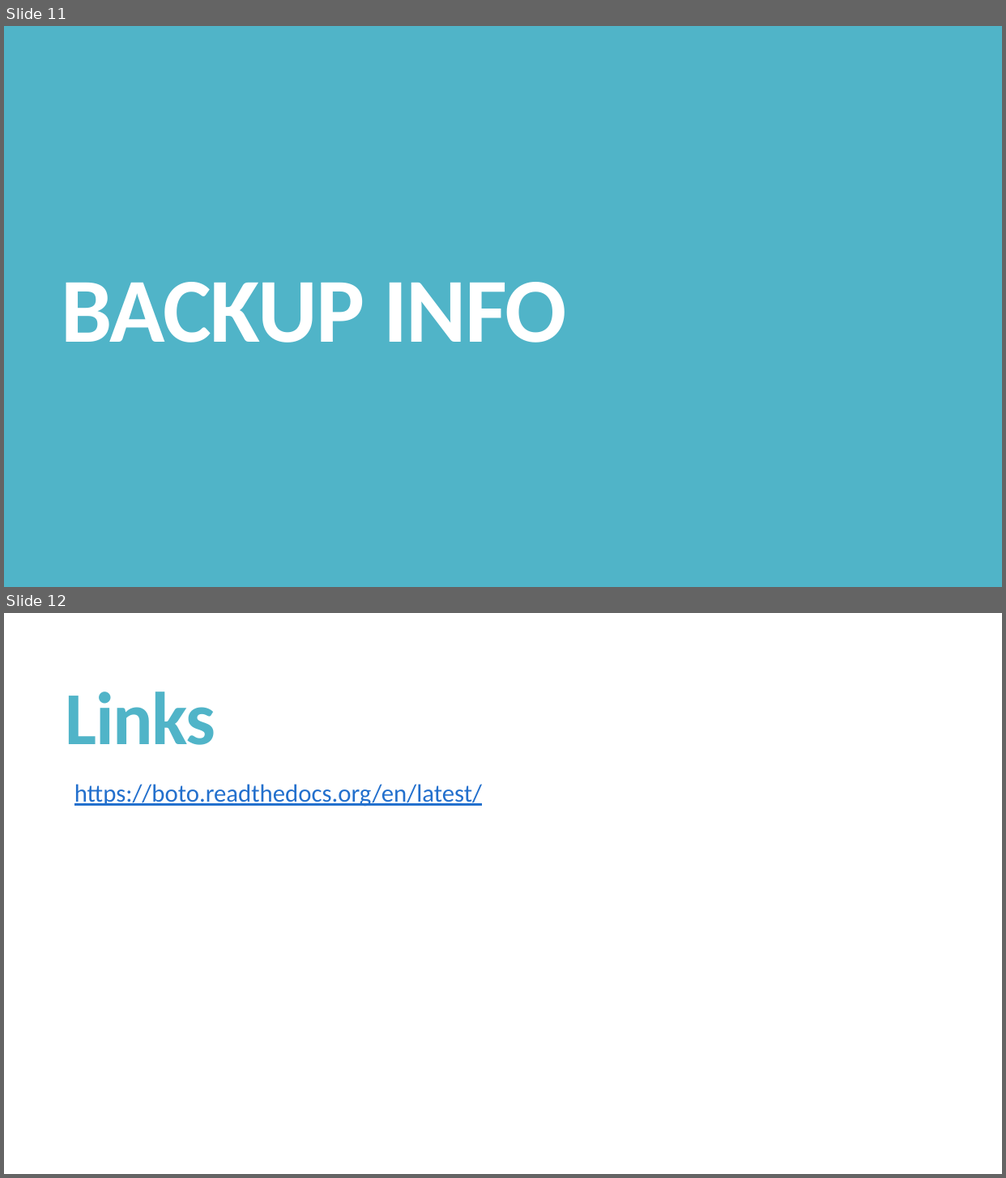
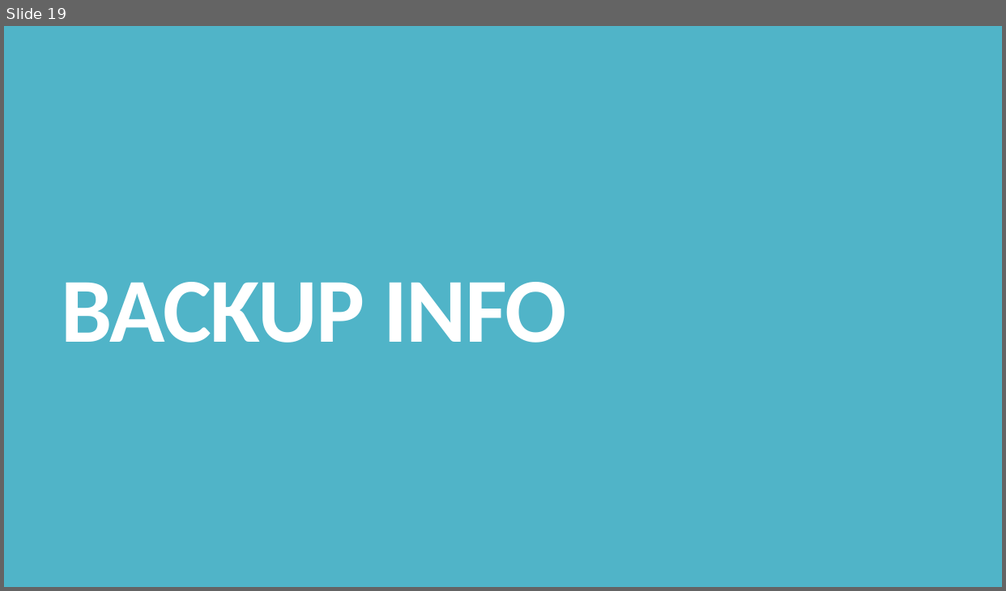
Before and after one commit to managedkaos/aws-scripts, a slide deck: Tips for Automating AWS with Python and Boto.pptx. Shown one above the other, each under a label of ours: slides 11 and 12 before the commit, slide 19 after it. The pictures are 1006x1178 and 1006x591 pixels, drawn with LibreOffice and Linux fonts; fonts in the diff are those of the drawing. Boxes give left, top, right and bottom in pixels: in the first picture for what was removed or moved away, otherwise in the second. Text is boxed around its words. In the diff, an @@ line names an element or a change of style, - is before the commit and + after.

Commit message:
Added case study
Added the case study for creating a volume management script using boto.

```diff
--- a/Tips for Automating AWS with Python and Boto.pptx
+++ b/Tips for Automating AWS with Python and Boto.pptx
@@ slide 12 removed at box(4, 613, 1002, 1174), background #FFFFFF @@
@@ title removed at box(66, 692, 216, 745) @@
-Links
@@ text removed at box(74, 784, 482, 807) @@
-  https://boto.readthedocs.org/en/latest/
@@ what was slide 11 is now slide 19 @@
```
Also in this commit, not shown: 2 slides changed, 15 slides added, 5 other slides removed.
